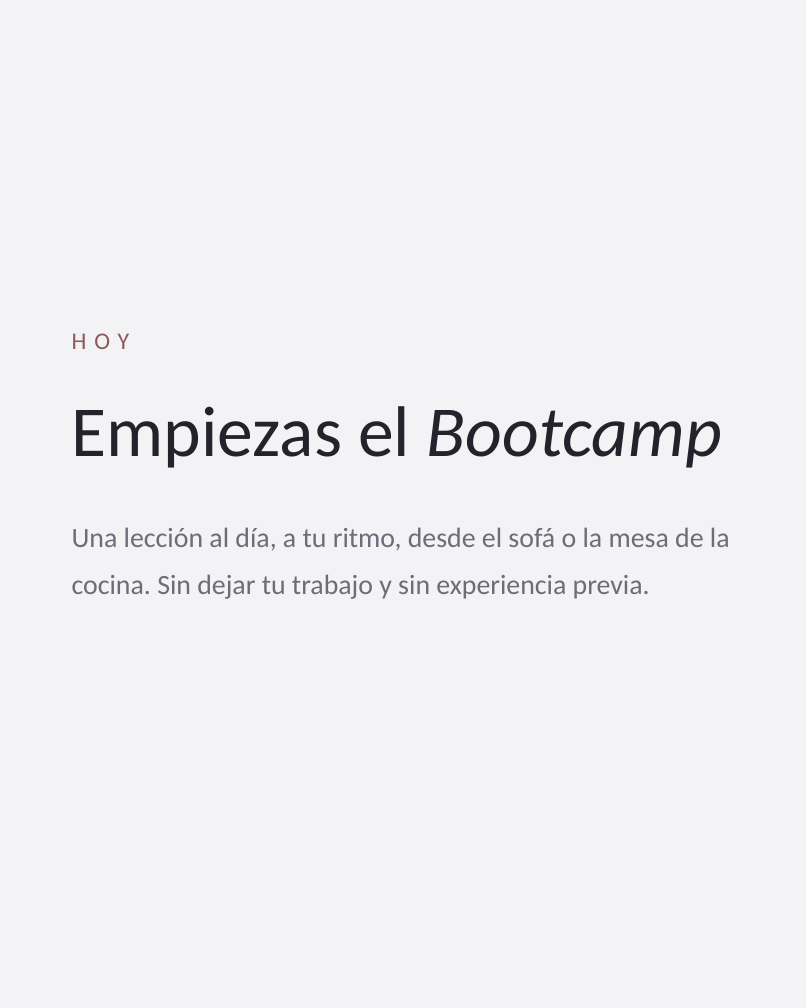
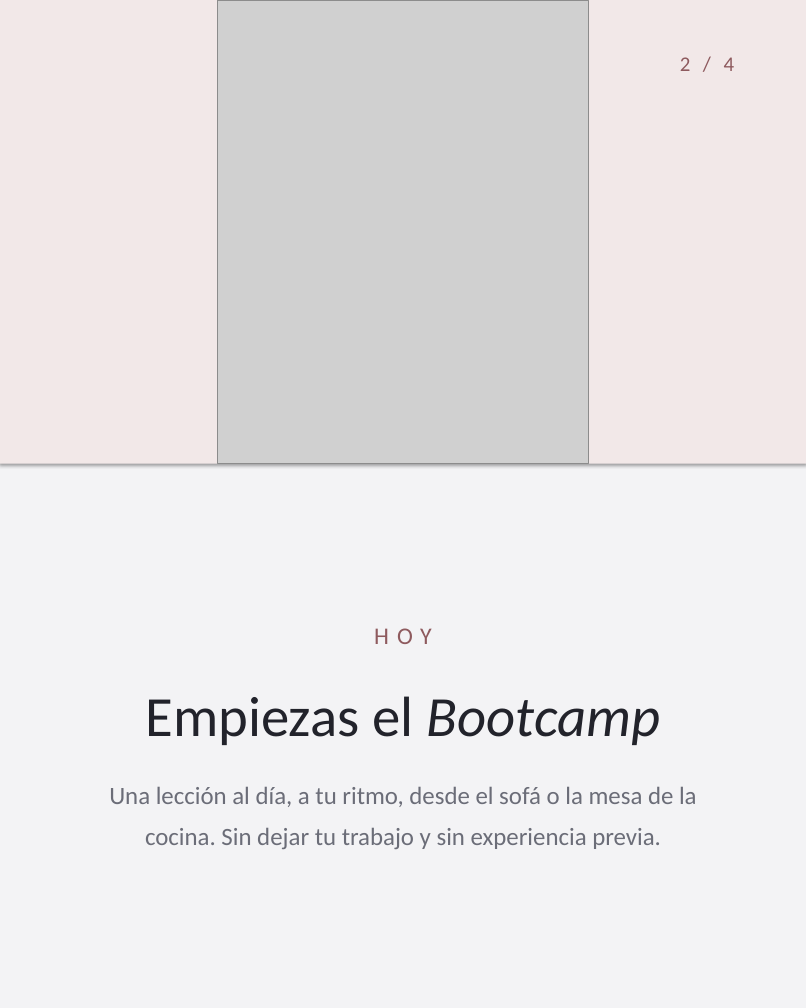
Before and after one commit to NDAEVENTS/NUBES-SCHOOL, a slide deck: slide 2 of public/ig/2026-10-31-listas/carrusel-canva.pptx. Drawn at 806x1008 pixels with LibreOffice and Linux fonts; fonts in the diff are those of the drawing; grey boxes stand for pictures. Boxes give left, top, right and bottom in pixels: in the first picture for what was removed or moved away, otherwise in the second. Text is boxed around its words. In the diff, an @@ line names an element or a change of style, - is before the commit and + after.

```diff
--- a/public/ig/2026-10-31-listas/carrusel-canva.pptx
+++ b/public/ig/2026-10-31-listas/carrusel-canva.pptx
@@ rectangle added at box(0, 0, 806, 464), fill #F2E8E8 @@
@@ picture added at box(218, 0, 588, 464) @@
@@ text added at box(680, 57, 735, 71), 21 pt, text #8E5A5E @@
+2 / 4
@@ text "HOY": place and size @@
-text "HOY" at box(72, 333, 730, 599)
+text "HOY" at box(109, 628, 697, 849)
@@ text "HOY" at box(109, 628, 697, 849): size 72 to 57 pt in "Empiezas el Bootcamp"; size 28 to 25 pt in "Una lección al día, a tu ritmo, ..."; alignment left to centre; less space between paragraphs @@
```
Also in this commit, not shown: 3 other slides changed, 14 other files.
